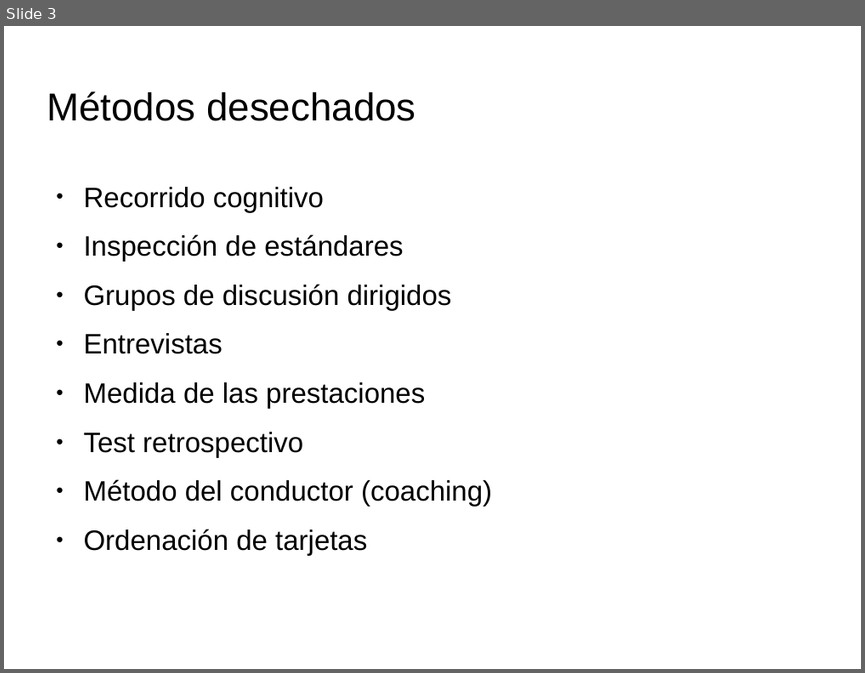
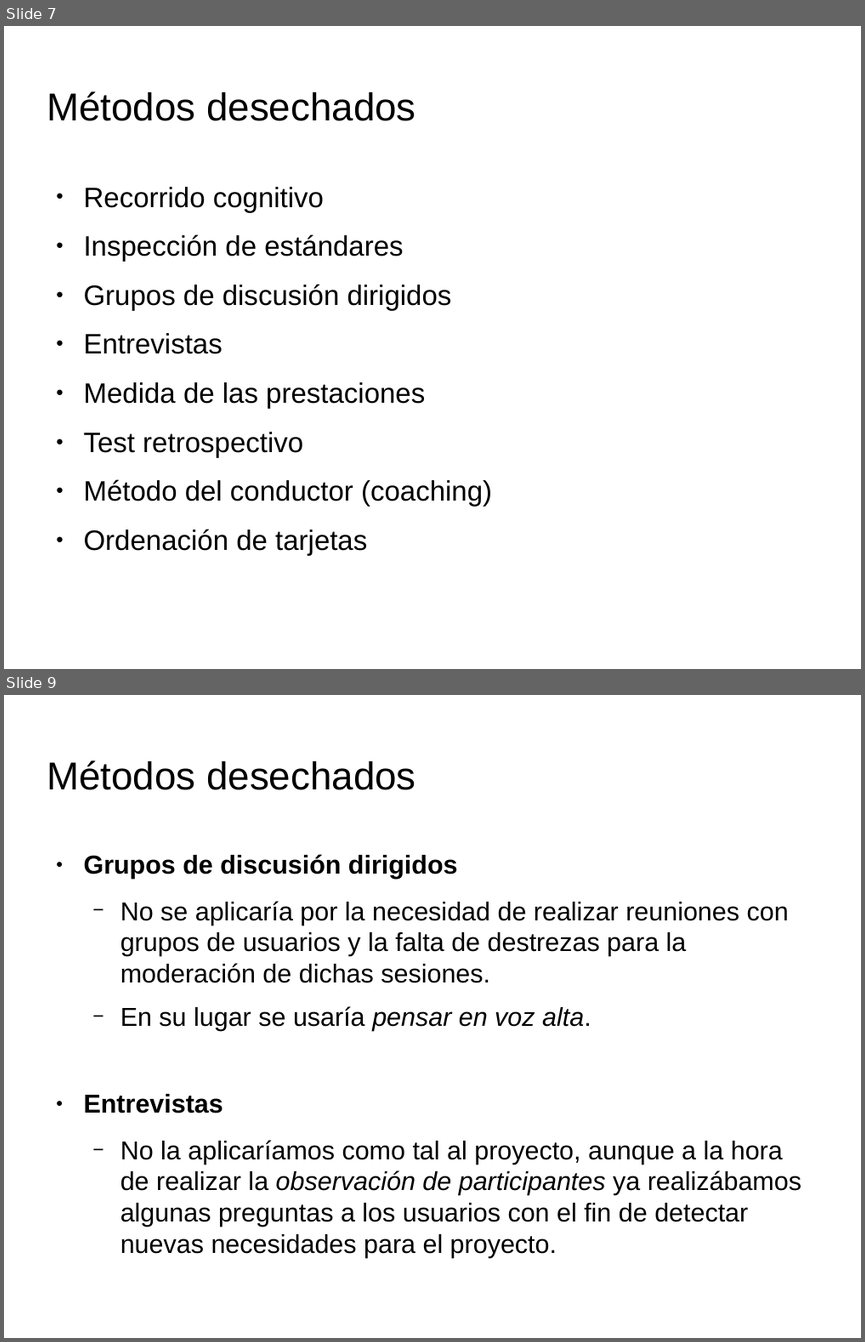
Before and after one commit to spolex/MakeStrong, a slide deck: IPC_doc/actividad7.3/plan_evaluación.odp. Shown one above the other, each under a label of ours: slide 3 before the commit, slides 7 and 9 after it; the slides between them are not shown. The pictures are 865x673 and 865x1342 pixels, drawn with LibreOffice and Linux fonts; fonts in the diff are those of the drawing; background and template pictures are left out. Boxes give left, top, right and bottom in pixels: in the first picture for what was removed or moved away, otherwise in the second. Text is boxed around its words. In the diff, an @@ line names an element or a change of style, - is before the commit and + after.

```diff
--- a/IPC_doc/actividad7.3/plan_evaluación.odp
+++ b/IPC_doc/actividad7.3/plan_evaluación.odp
@@ slide 9 added at (4, 695, 861, 1338), background picture (left out) @@
@@ title added at (46, 760, 416, 790), 36 pt, text #000000 @@
+Métodos desechados
@@ text added at (84, 854, 801, 1226), 24.1 pt, text #000000 @@
+● Grupos de discusión dirigidos
+  − No se aplicaría por la necesidad de realizar reuniones con grupos de usuarios y la falta de destrezas para la moderación de dichas sesiones.
+  − En su lugar se usaría pensar en voz alta.
+● Entrevistas
+  − No la aplicaríamos como tal al proyecto, aunque a la hora de realizar la observación de participantes ya realizábamos algunas preguntas a los usuarios con el fin de detectar nuevas necesidades para el proyecto.
@@ what was slide 3 is now slide 7 @@
```
Also in this commit, not shown: 2 slides changed, 11 other slides added, 1 other file.
